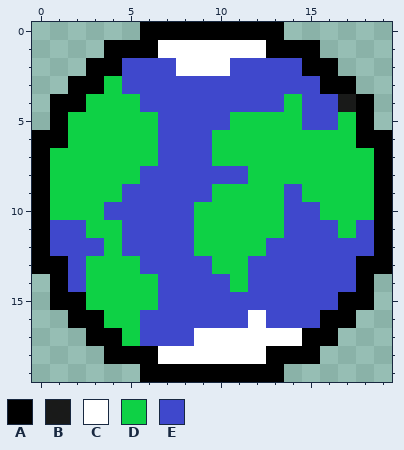
Pixel-art sprite: src/package_sokoban/Image/mondeB.png. The picture above was drawn from the file before the commit.
The file is 20x20 pixels.
Palette (. is transparent): A #000000  B #161616f9  C #ffffff  D #0ed145  E #3f48cc
Pixels before, first column x 0:
 0 ......AAAAAAAA......
 1 ....AAACCCCCCAAA....
 2 ...AAEEECCCEEEEAA...
 3 ..AADEEEEEEEEEEEAA..
 4 .AADDDEEEEEEEEDEEBA.
 5 .ADDDDDEEEEDDDDEEDA.
 6 AADDDDDEEEDDDDDDDDAA
 7 ADDDDDDEEEDDDDDDDDDA
 8 ADDDDDEEEEEEDDDDDDDA
 9 ADDDDEEEEEDDDDEDDDDA
10 ADDDEEEEEDDDDDEEDDDA
11 AEEDDEEEEDDDDDEEEDEA
12 AEEEDEEEEDDDDEEEEEEA
13 AAEDDDEEEEDDEEEEEEAA
14 .AEDDDDEEEEDEEEEEEA.
15 .AADDDDEEEEEEEEEEAA.
16 ..AADDEEEEEECEEEAA..
17 ...AADEEECCCCCCAA...
18 ....AAACCCCCCAAA....
19 ......AAAAAAAA......
The same view after the edit:
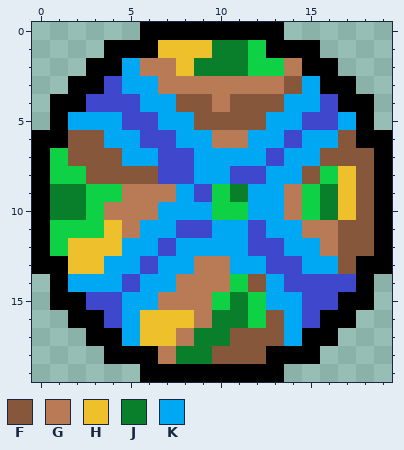
Colours new in this view: F #87573b  G #b97a56  H #eec12c  J #0a7f2b  K #00a8f3
Edits made:
Changed rows in their new state; - is an unchanged pixel.
first column x 1:
 1 ------HHHJJD------
 2 ----KGGHJJJDDG----
 3 ---EKKGGGGGGGFK---
 4 --EEEKKFFGFFFKK-A-
 5 -KKKEEKKFFFFKK--K-
 6 -FFKKE-KKGGKKEKKF-
 7 -FFFKK--KKKKEKKFFF
 8 --FFFF--KK-EKKF-HF
 9 JJ--GGGK--JKKG-JHF
10 JJ-GGGKKK--KKGDJHF
11 DD-HGKK-EKKEKKGGFF
12 DHHHKK-KKKKE-KKGFF
13 -HHKK-KKGGKK--KKF-
14 -KKKEKKGGG-FK-----
15 --EEKKGGGDJDKK----
16 ---EKHHHGJJDFK----
17 ----KHHGJJFFFK----
18 ------GJJFFF------
Changed places in both pictures, as pixel boxes (x1, y1, x2, y2):
changed: (50, 40, 374, 364)
